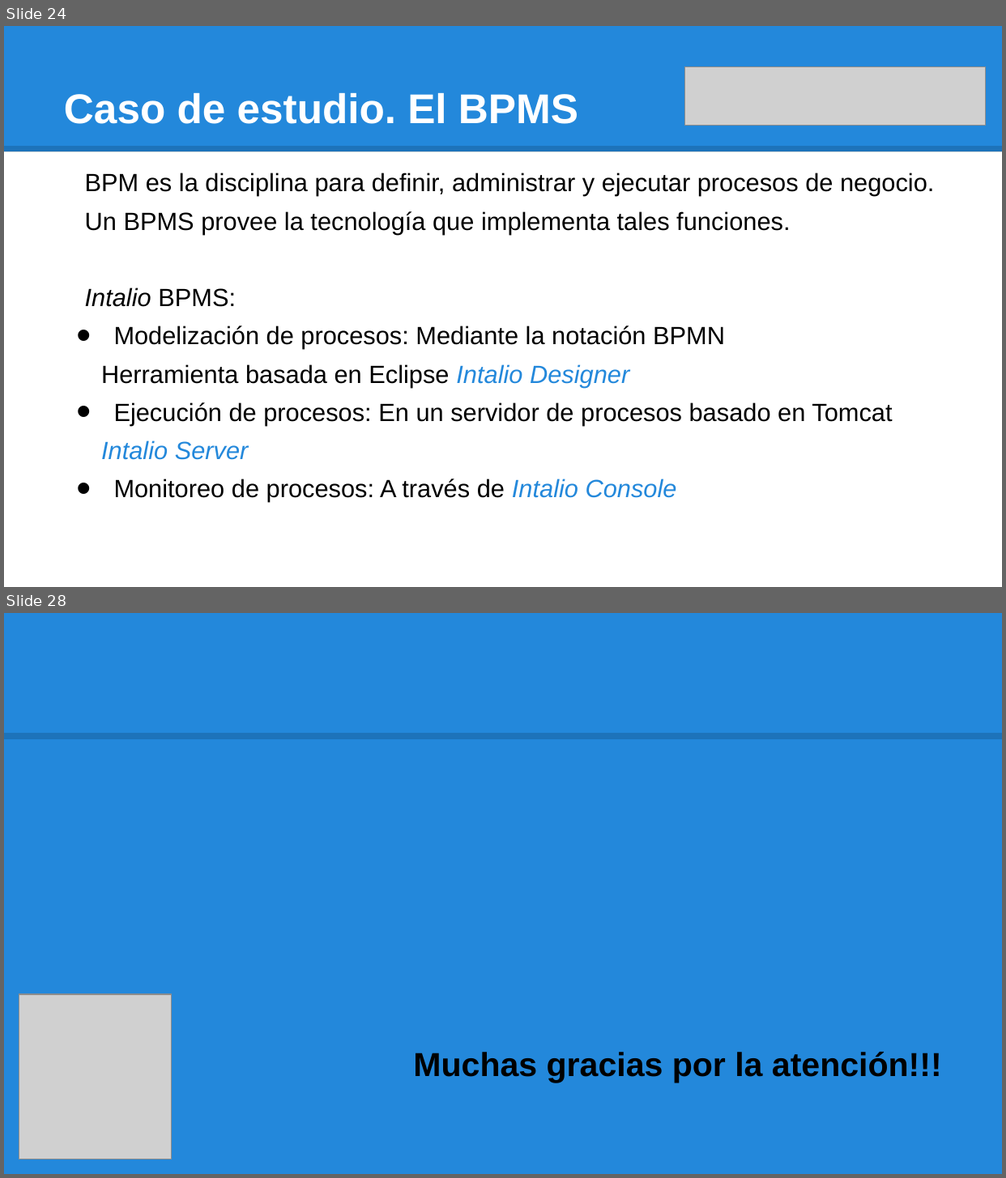
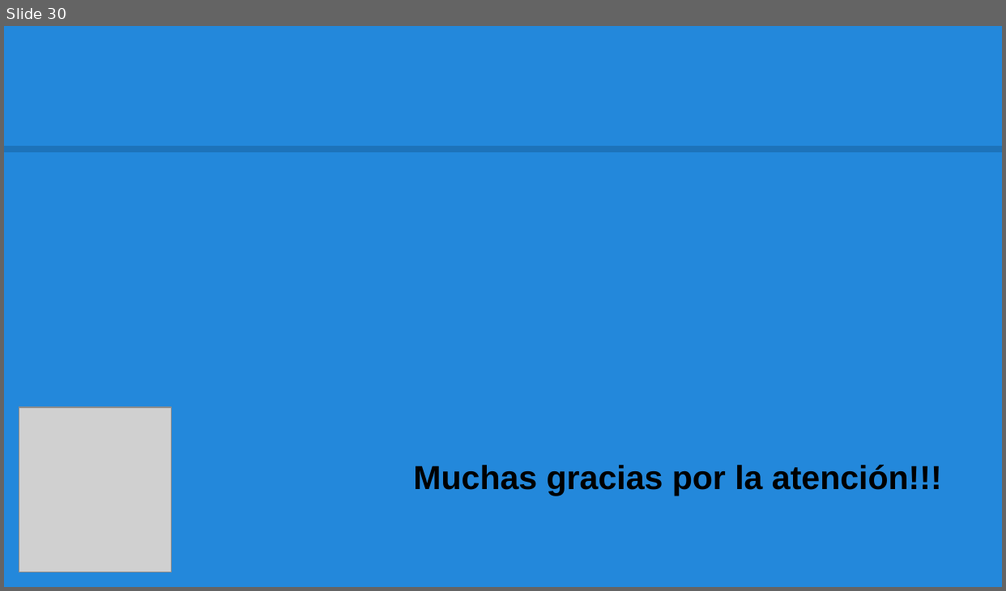
Before and after one commit to jampys/simulacion_informe, a slide deck: TF_SIMULACION_PRESENTACION.pptx. Shown one above the other, each under a label of ours: slides 24 and 28 before the commit, slide 30 after it; the slides between them are not shown. The pictures are 1006x1178 and 1006x591 pixels, drawn with LibreOffice and Linux fonts; fonts in the diff are those of the drawing; grey boxes stand for pictures. Boxes give left, top, right and bottom in pixels: in the first picture for what was removed or moved away, otherwise in the second. Text is boxed around its words. In the diff, an @@ line names an element or a change of style, - is before the commit and + after.

```diff
--- a/TF_SIMULACION_PRESENTACION.pptx
+++ b/TF_SIMULACION_PRESENTACION.pptx
@@ slide 24 removed at [4,26,1002,587], background #FFFFFF; not listed: 1 template element that a slide beside it also shows @@
@@ rectangle removed at [4,26,1002,152] @@
@@ picture removed at [684,67,985,126] @@
@@ title removed at [64,92,578,124] @@
-Caso de estudio. El BPMS
@@ text removed at [85,173,934,502] @@
-BPM es la disciplina para definir, administrar y ejecutar procesos de negocio.
-Un BPMS provee la tecnología que implementa tales funciones.
-Intalio BPMS:
-• Modelización de procesos: Mediante la notación BPMN
-Herramienta basada en Eclipse Intalio Designer
-• Ejecución de procesos: En un servidor de procesos basado en Tomcat
-Intalio Server
-• Monitoreo de procesos: A través de Intalio Console
@@ what was slide 28 is now slide 30 @@
```
Also in this commit, not shown: 4 slides changed, 25 slides added, 22 other slides removed.
